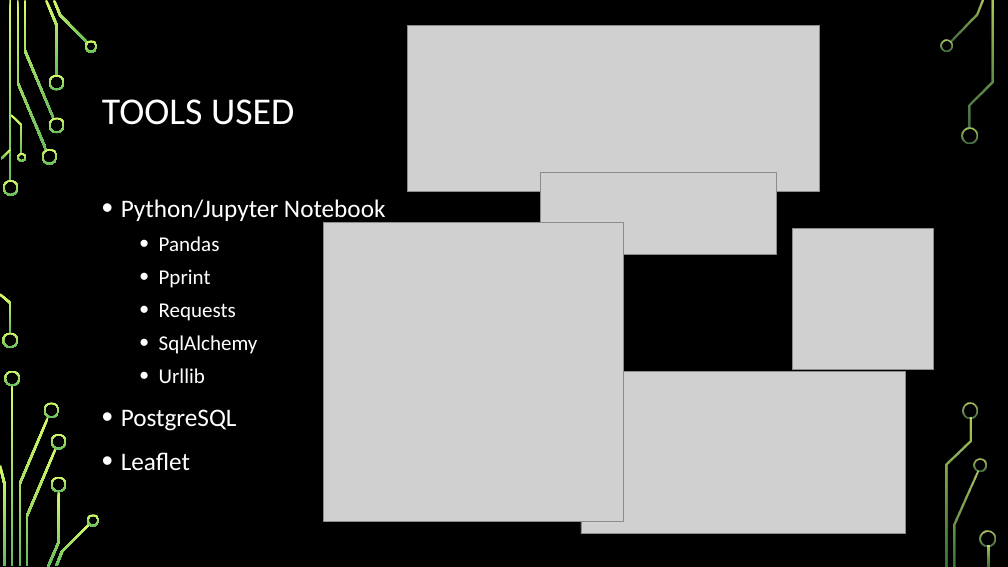
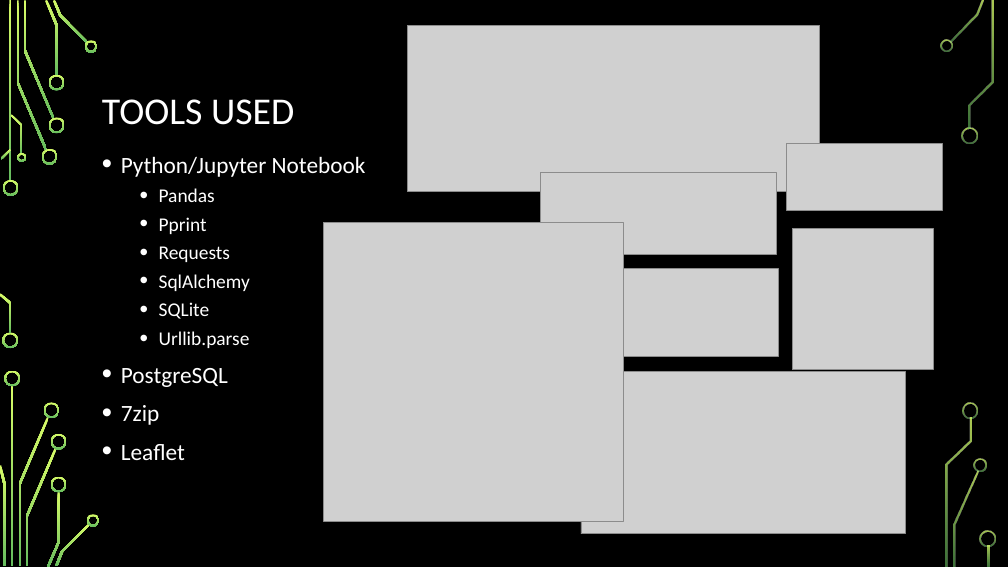
Before and after one commit to jclawson0602/Group_1_Project_3, a slide deck: slide 2 of Group 1 Project 3 DRAFT.pptx. Drawn at 1008x567 pixels with LibreOffice and Linux fonts; fonts in the diff are those of the drawing; grey boxes stand for pictures; background and template pictures are left out. Boxes give left, top, right and bottom in pixels: in the first picture for what was removed or moved away, otherwise in the second. Text is boxed around its words. In the diff, an @@ line names an element or a change of style, - is before the commit and + after.

```diff
--- a/Group 1 Project 3 DRAFT.pptx
+++ b/Group 1 Project 3 DRAFT.pptx
@@ text "Python/Jupyter Notebook": place and size @@
-text "Python/Jupyter Notebook" at box(121, 199, 385, 470)
+text "Python/Jupyter Notebook" at box(121, 156, 366, 460)
@@ picture added at box(787, 144, 943, 211) @@
@@ text at box(121, 156, 366, 460): size 24 to 22.2 pt in "Python/Jupyter Notebook", "PostgreSQL", "Leaflet"; size 20 to 18.5 pt in "Pandas", "Pprint", "Requests", "SqlAlchemy"; line spacing 1.1 to 1 @@
@@ picture added at box(624, 268, 778, 357) @@
@@ text at box(159, 302, 250, 348): text changed; size 20 to 18.5 pt @@
-  • Urllib
+  • SQLite
+  • Urllib.parse
@@ text at box(121, 405, 160, 425): paragraph added @@
+• 7zip
```
Also in this commit, not shown: 4 other slides changed, 7 slides added, 3 slides removed.
